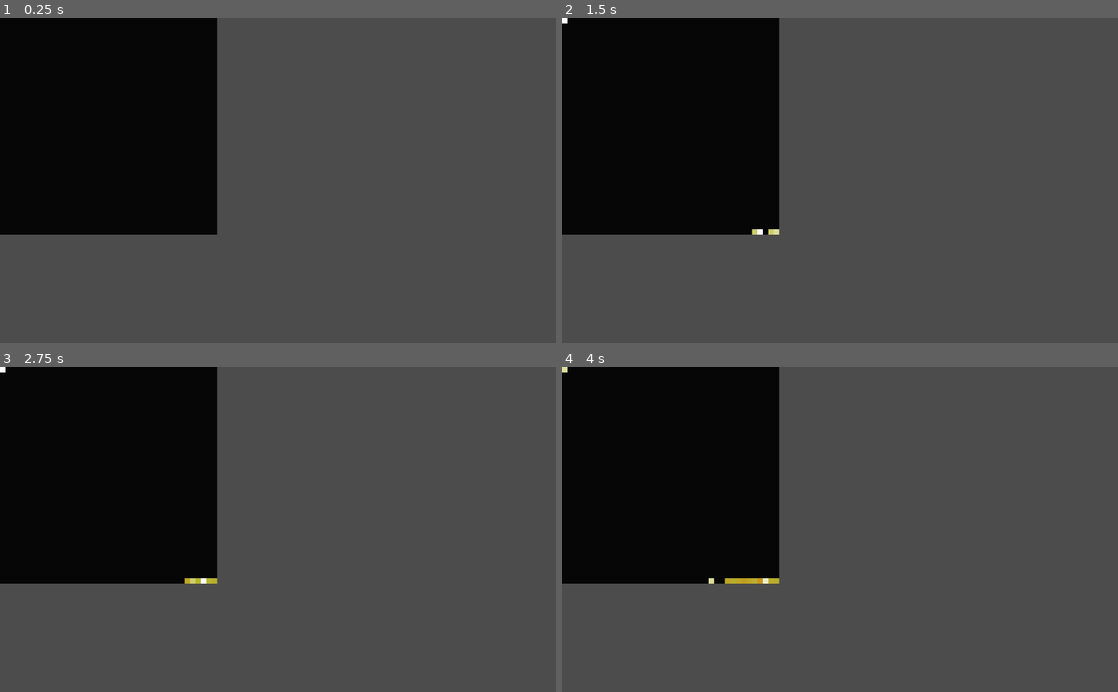
Above: before the commit, frames 1-4 (two rows, left to right).
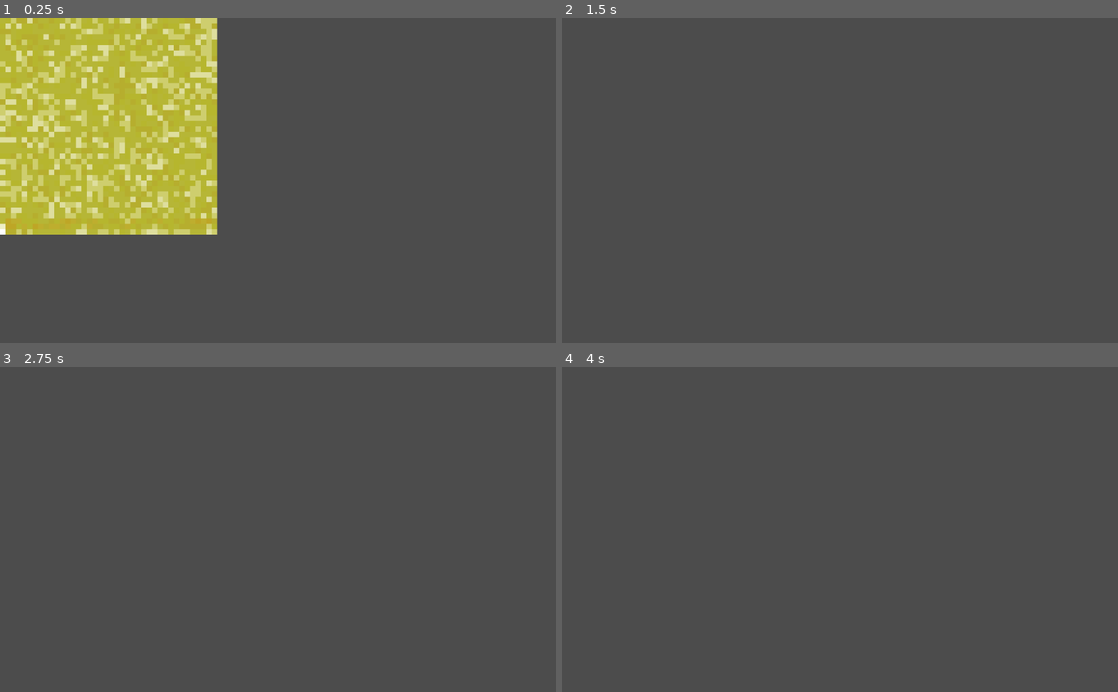
Above: after the commit, the same moments.

Repository: Pravalika0621/doom-fire-algorithm
Game: Godot game, scene res://Fire.tscn
Same seed, same stepped clock (60 frames per second), same inputs: the game is played once before the commit and once after it.
Inputs:
- Up to frame 1 (0.25 s): no input
- Up to frame 2 (1.5 s): no input
- Up to frame 3 (2.75 s): tap Enter at 2 s
- Up to frame 4 (4 s): tap Space at 2.75 s; tap Enter at 3.5 s

The runs differ from the first frame. In frame 1, 26% of the frame differs, in the area x 0-40%, y 0-67%; in frame 2, 26%; in frame 3, 26%; in frame 4, 26%.
Error after the commit: Invalid get index '-39' (on base: 'Array'). (res://core/Render.gd:30)

Commit message:
Update fire algorithm

Diff:
--- a/playground/gdscript-doom-fire/Fire.gd
+++ b/playground/gdscript-doom-fire/Fire.gd
@@ -6,8 +6,7 @@
 
 
 func _ready():
+	FireMap.target = Render
+
 	add_child(FireMap)
-
-	Render.target = FireMap
-
 	add_child(Render)
--- a/playground/gdscript-doom-fire/core/FireMap.gd
+++ b/playground/gdscript-doom-fire/core/FireMap.gd
@@ -1,7 +1,7 @@
 extends Node
 
 
-var map = []
+var fire_pixels_array = []
 
 export(int) var width = 40 setget , get_width
 export(int) var height = 40 setget , get_height
@@ -11,38 +11,43 @@
 
 var timer = Timer.new()
 
+var target
+
 
 func _ready():
 	fill()
 
-	timer.connect("timeout", self, "generate_fire")
-	timer.wait_time = 0.5
+	timer.connect("timeout", self, "calculate_fire_propagation")
+	timer.wait_time = 0.1
 	timer.one_shot = false
 	timer.autostart = true
 	add_child(timer)
 
 
 func fill():
-	for x in range(width):
-		for y in range(height):
-			map.append(0)
+	var length = width * height
+
+	for i in range(length + 1):
+		fire_pixels_array.append(0)
 
 
-func generate_fire():
+func calculate_fire_propagation():
 	for x in range(width):
 		for y in range(height):
 			update_fire_intensity(Vector2(x, y))
 
+	target.render(self)
 
-func update_fire_intensity(vec):
+
+func update_fire_intensity(current_pixel):
 	randomize()
 	var decay = randi()%3+1
 
-	var below_pixel = get_pixel(Vector2(vec.x - 1, vec.y))
-	map[below_pixel] = get_pixel(vec) - decay
+	var below_pixel = get_id(current_pixel - Vector2(0, 1))
+	fire_pixels_array[below_pixel] = get_pixel(current_pixel) - decay
 
-	if get_pixel(vec) - decay >= 0:
-		map[get_map_id(vec)] = max_id - decay
+	if get_pixel(current_pixel) - decay >= 0:
+		fire_pixels_array[get_id(current_pixel)] = max_id - decay
 
 #	if currentPixelIndex - decay >= 0:
 #		firePixelsArray[currentPixelIndex - decay] = newIntensity
@@ -50,16 +55,16 @@
 #		firePixelsArray[0] = newIntensity
 
 
-func get_map_id(vec):
+func get_id(vec):
 	return vec.x + (height * vec.y)
 
 
 func get_pixel(vec):
-	return map[get_map_id(vec)]
+	return fire_pixels_array[get_id(vec)]
 
 
 func get_size():
-	return map.size()
+	return fire_pixels_array.size()
 
 
 func get_width():
--- a/playground/gdscript-doom-fire/core/Render.gd
+++ b/playground/gdscript-doom-fire/core/Render.gd
@@ -3,7 +3,6 @@
 
 export(Vector2) var size = Vector2(40, 40)
 export(int) var pixel_scale = 10
-export(float) var update_time = 1 / 10.0
 
 const COLORS = [
 	Color(7, 7, 7), Color( 31,  7,  7), Color( 47, 15,  7), Color( 71, 15,  7), Color( 87, 23,  7), Color(103, 31,  7), Color(119, 31,  7), Color(143, 39,  7),
@@ -13,41 +12,24 @@
 	Color(183,183, 55), Color(207,207,111), Color(223,223,159), Color(239,239,199), Color(255,255,255)
 ]
 
-var timer = Timer.new()
-
-var target
-
 
 func _ready():
 	centered = false
 	scale = Vector2(pixel_scale, pixel_scale)
-	render()
-
-	timer.connect("timeout", self, "request_render")
-	timer.wait_time = update_time
-	timer.one_shot = true
-	timer.autostart = true
-
-	add_child(timer)
 
 
-func request_render():
-	render()
-	timer.wait_time = update_time
-	timer.start()
-
-
-func render():
+func render(target):
 	if texture != null:
 		texture = null
 
 	var img = Image.new()
 	img.create(size.x, size.y, false, Image.FORMAT_RGBA8)
 
-	for x in range(img.get_width()):
-		for y in range(img.get_height()):
+	for x in range(size.x):
+		for y in range(size.y):
+			var col = COLORS[target.get_pixel(Vector2(x, y)) - 1]
+
 			img.lock()
-			var col = COLORS[target.get_pixel(Vector2(x, y))]
 			img.set_pixel(x, y, Color(col.r / 255.0, col.g / 255.0, col.b / 255))
 			img.unlock()
 
